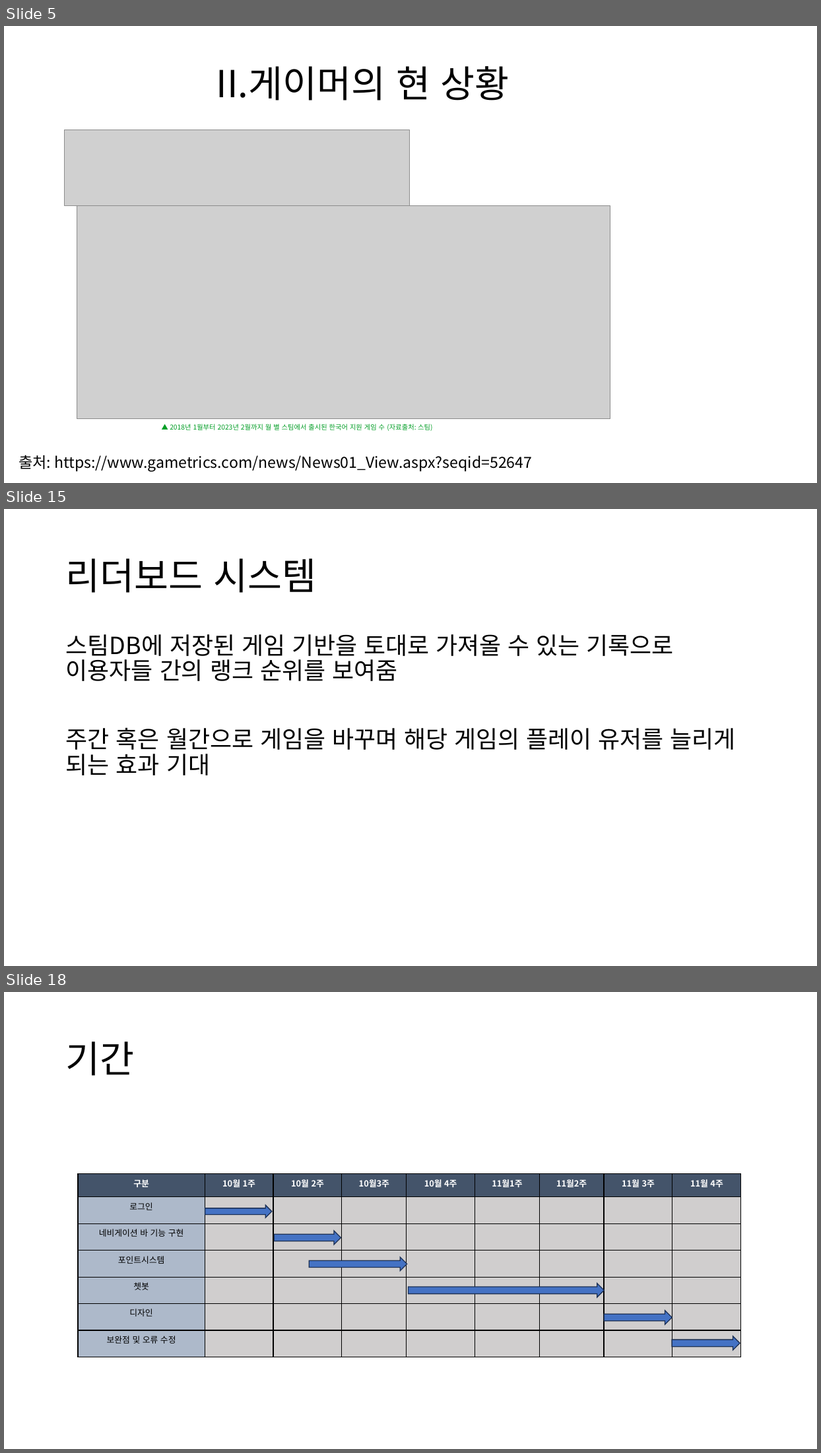
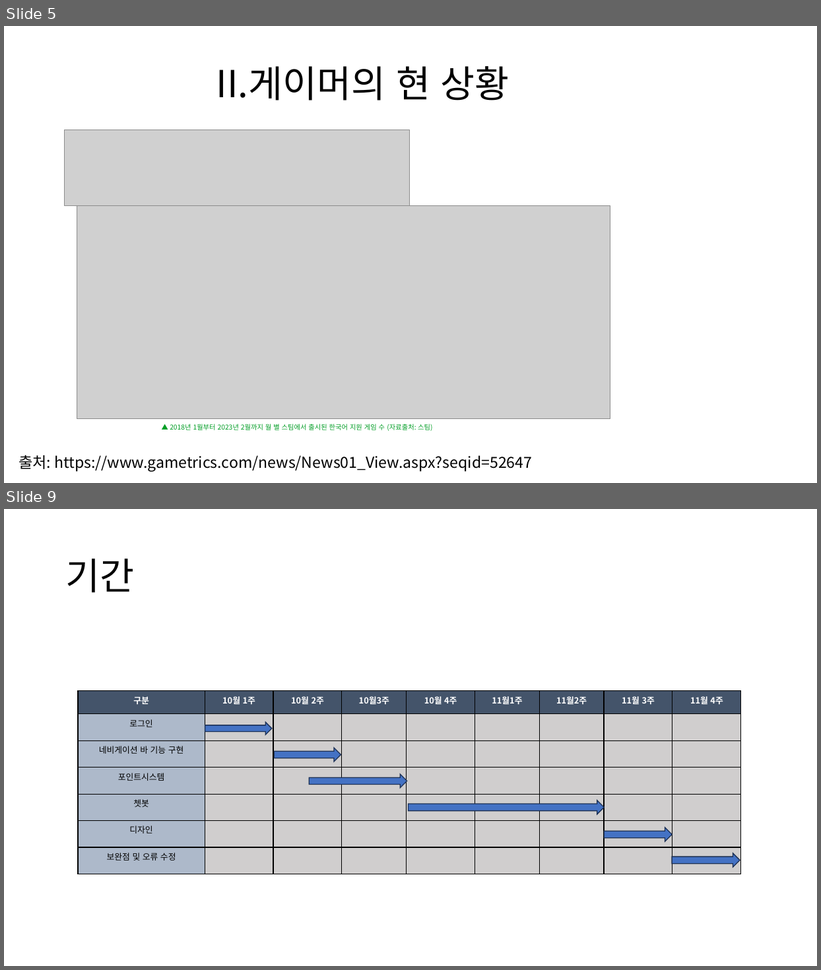
Before and after one commit to chlwlsgh777/project, a slide deck: GamSearch(수정).pptx. Shown one above the other, each under a label of ours: slides 5, 15 and 18 before the commit, slides 5 and 9 after it; the slides between them are not shown. The pictures are 821x1453 and 821x970 pixels, drawn with LibreOffice and Linux fonts; fonts in the diff are those of the drawing; grey boxes stand for pictures. Boxes give left, top, right and bottom in pixels: in the first picture for what was removed or moved away, otherwise in the second. Text is boxed around its words. In the diff, an @@ line names an element or a change of style, - is before the commit and + after.

```diff
--- a/GamSearch(수정).pptx
+++ b/GamSearch(수정).pptx
@@ slide 15 removed at (4,509,817,966), background #FFFFFF @@
@@ title removed at (66,559,317,593) @@
-리더보드 시스템
@@ text removed at (66,634,735,776) @@
-스팀DB에 저장된 게임 기반을 토대로 가져올 수 있는 기록으로 이용자들 간의 랭크 순위를 보여줌
-주간 혹은 월간으로 게임을 바꾸며 해당 게임의 플레이 유저를 늘리게 되는 효과 기대
@@ what was slide 18 is now slide 9 @@
```
Also in this commit, not shown: 3 slides changed, 1 slide added, 9 other slides removed.
